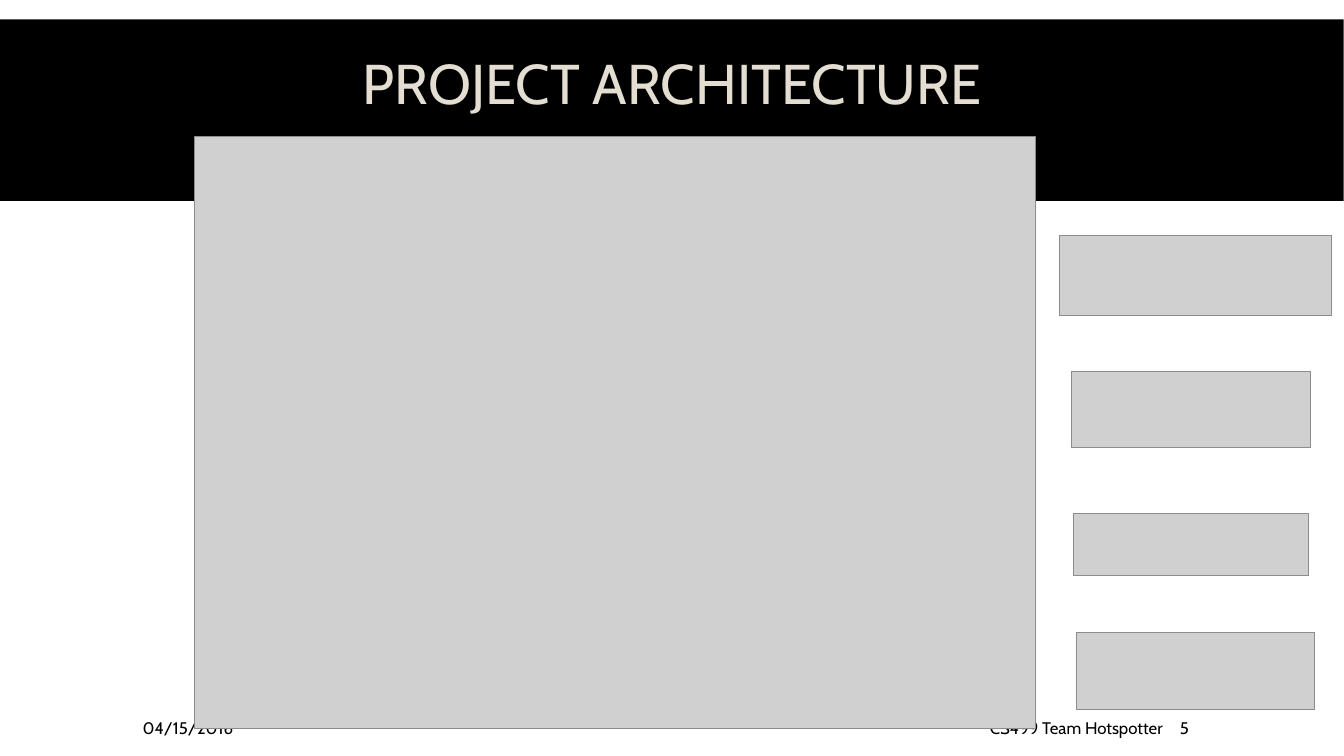
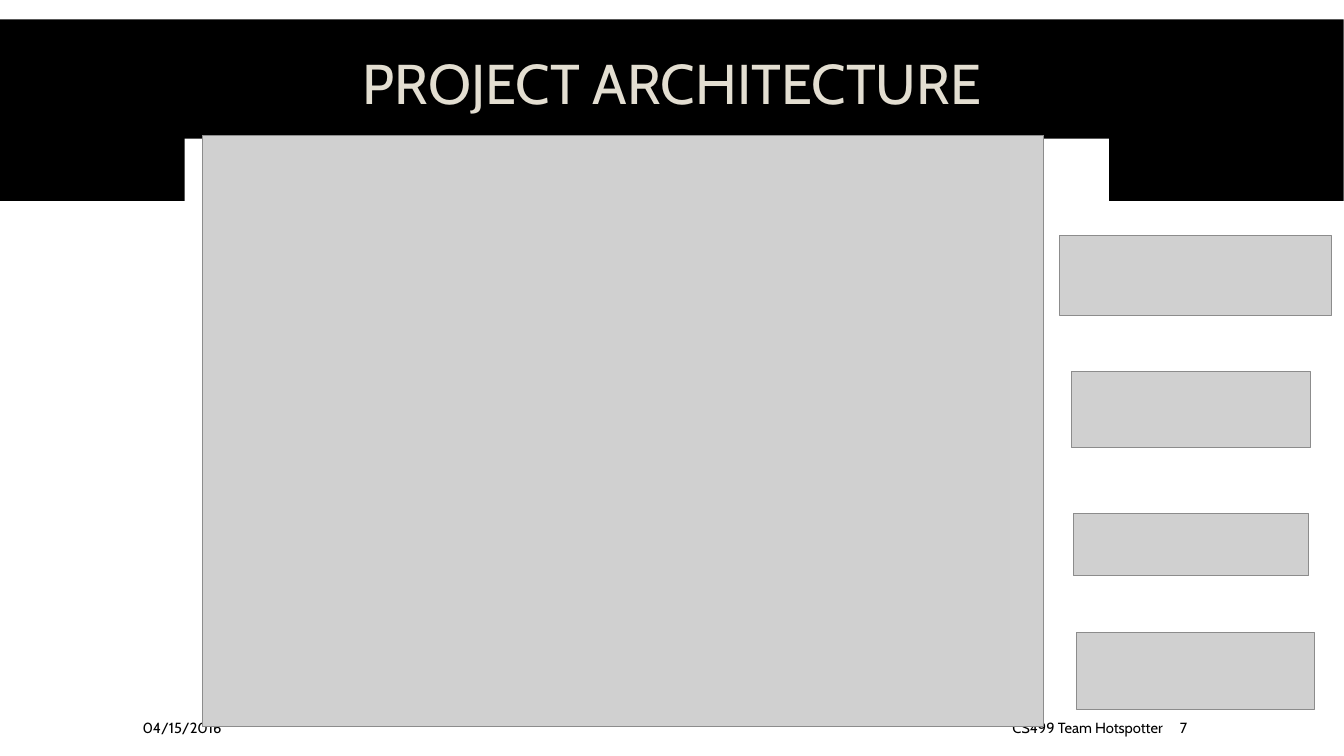
Before and after one commit to spesmit/hotspotter, a slide deck: slide 7 of Documentation/Presentations/CS499 Final Presentation.pptx (slide 5 before the commit). Drawn at 1344x756 pixels with LibreOffice and Linux fonts; fonts in the diff are those of the drawing; grey boxes stand for pictures; background and template pictures are left out. Boxes give left, top, right and bottom in pixels: in the first picture for what was removed or moved away, otherwise in the second. Text is boxed around its words. In the diff, an @@ line names an element or a change of style, - is before the commit and + after.

Commit message:
format footer and add mamangment slides

```diff
--- a/Documentation/Presentations/CS499 Final Presentation.pptx
+++ b/Documentation/Presentations/CS499 Final Presentation.pptx
@@ rectangle added at bbox=[185, 139, 1109, 202], fill #FFFFFF @@
@@ picture: place and size @@
-picture at bbox=[195, 136, 1035, 728]
+picture at bbox=[203, 135, 1044, 727]
@@ text "04/15/2016" at bbox=[143, 721, 222, 735]: size 12 to 10.5 pt @@
@@ text "CS499 Team Hotspotter" at bbox=[1012, 721, 1163, 737]: size 12 to 10.5 pt @@
@@ page number at bbox=[1180, 722, 1187, 733]: text changed; size 12 to 10.5 pt @@
-5
+7
```
Also in this commit, not shown: 6 other slides changed, 2 slides added, 1 other file.
